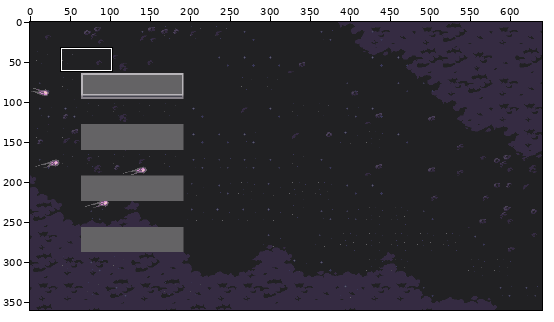
Pixel-art file, stored at art/Mainmenu.ase. The first picture is a wide view before the edit; the outline marks the close-up.
Close-up. Old version:
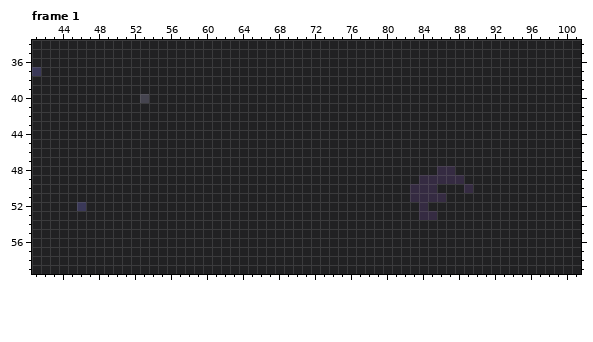
640x360 pixels, 1 frame. Shown: frame 1: x 41..101, y 34..59. The commit also changed other frames or places, which this record leaves out.
The same view after the edit:
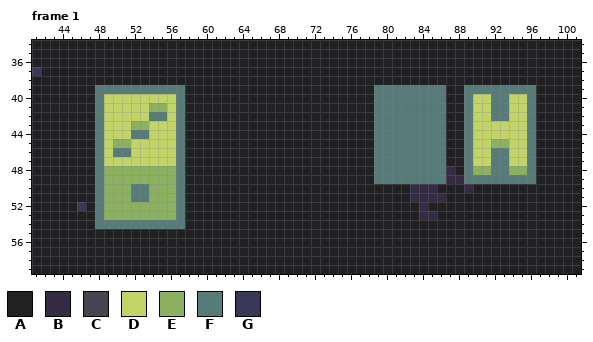
Palette (. is transparent): A #212123  B #352b42  C #45444f  D #c2d368  E #8ab060  F #567b79  G #3a3858
Diff:
layer "Layer 4" added
Frame 1, layer "Layer 4":
y 39: x 48..57 AAAAAAAAAA -> FFFFFFFFFF; x 79..86 AAAAAAAA -> FFFFFFFF; x 89..96 AAAAAAAA -> FFFFFFFF
y 40: x 48..57 AAAAACAAAA -> FDDDDDDDDF; x 79..86 AAAAAAAA -> FFFFFFFF; x 89..96 AAAAAAAA -> FDDFFDDF
y 41: x 48..57 AAAAAAAAAA -> FDDDDDEEDF; x 79..86 AAAAAAAA -> FFFFFFFF; x 89..96 AAAAAAAA -> FDDFFDDF
y 42: x 48..57 AAAAAAAAAA -> FDDDDDFFDF; x 79..86 AAAAAAAA -> FFFFFFFF; x 89..96 AAAAAAAA -> FDDFFDDF
y 43: x 48..57 AAAAAAAAAA -> FDDDEEDDDF; x 79..86 AAAAAAAA -> FFFFFFFF; x 89..96 AAAAAAAA -> FDDDDDDF
y 44: x 48..57 AAAAAAAAAA -> FDDDFFDDDF; x 79..86 AAAAAAAA -> FFFFFFFF; x 89..96 AAAAAAAA -> FDDDDDDF
y 45: x 48..57 AAAAAAAAAA -> FDEEDDDDDF; x 79..86 AAAAAAAA -> FFFFFFFF; x 89..96 AAAAAAAA -> FDDEEDDF
y 46: x 48..57 AAAAAAAAAA -> FDFFDDDDDF; x 79..86 AAAAAAAA -> FFFFFFFF; x 89..96 AAAAAAAA -> FDDFFDDF
y 47: x 48..57 AAAAAAAAAA -> FDDDDDDDDF; x 79..86 AAAAAAAA -> FFFFFFFF; x 89..96 AAAAAAAA -> FDDFFDDF
y 48: x 48..57 AAAAAAAAAA -> FEEEEEEEEF; x 79..86 AAAAAAAB -> FFFFFFFF; x 89..96 AAAAAAAA -> FEEFFEEF
y 49: x 48..57 AAAAAAAAAA -> FEEEEEEEEF; x 79..86 AAAAABBB -> FFFFFFFF; x 89..96 AAAAAAAA -> FFFFFFFF
y 50..51: x 48..57 AAAAAAAAAA -> FEEEFFEEEF
y 52..53: x 48..57 AAAAAAAAAA -> FEEEEEEEEF
y 54: x 48..57 AAAAAAAAAA -> FFFFFFFFFF
Changed places in both close-ups, as pixel boxes (x1, y1, x2, y2):
changed: (95, 85, 185, 229)
changed: (374, 85, 536, 184)
